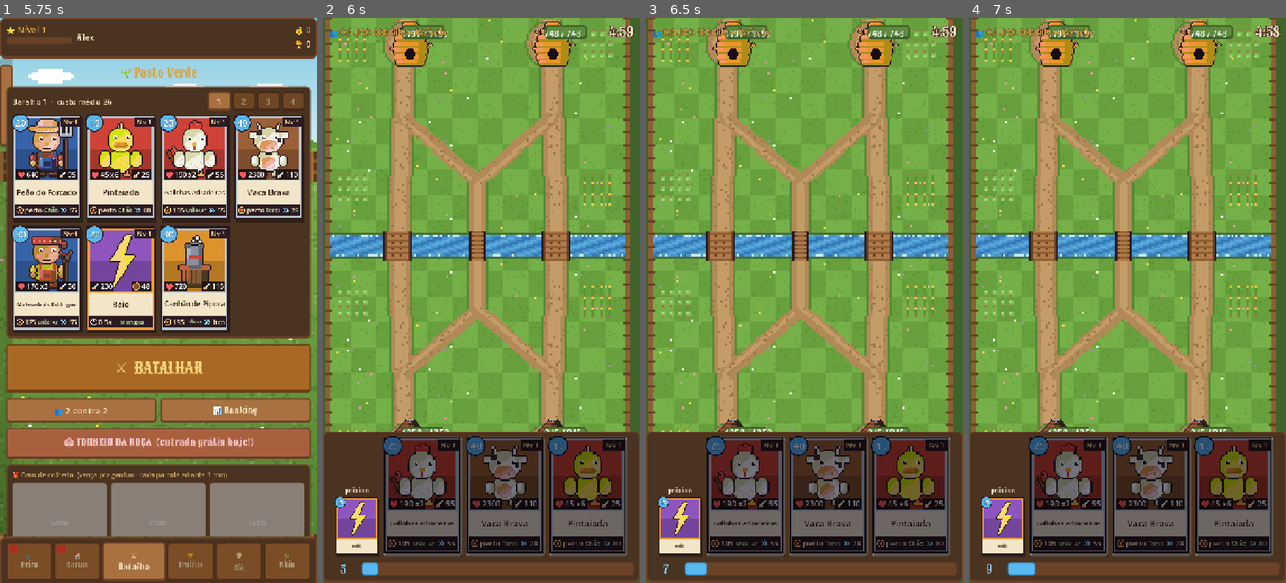
Above: before the commit, frames 1-4 (left to right).
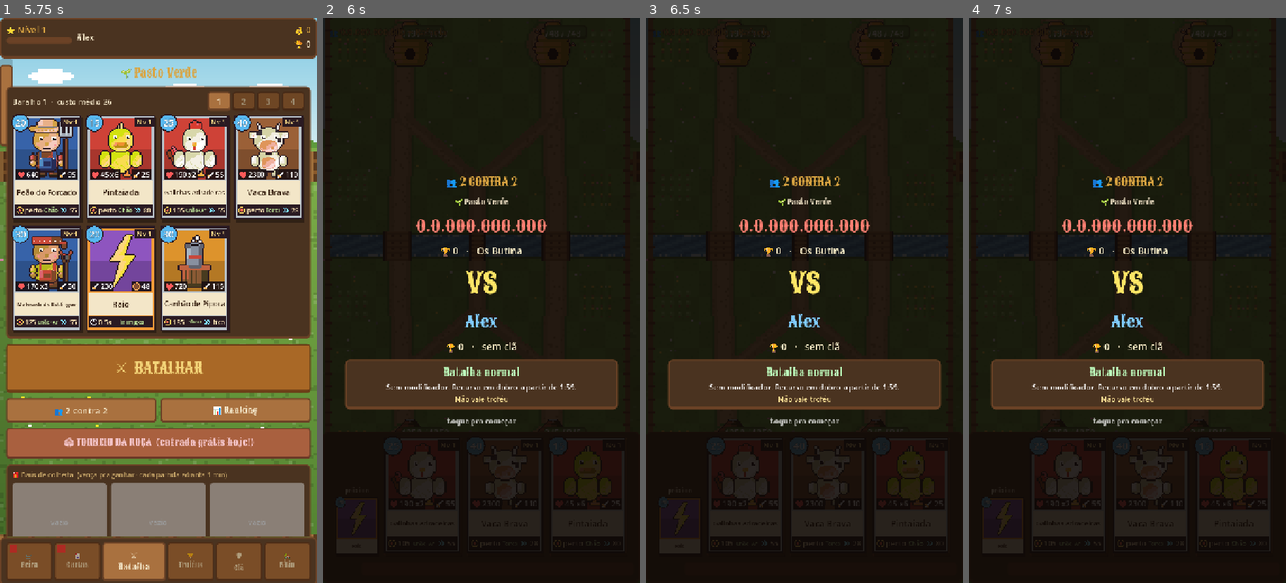
Above: after the commit, the same moments.

Repository: Generadevde/farmarena
Game: Godot game, scene res://Scenes/profile_setup.tscn
The game is run twice, just before and just after one commit, with the same random seed, the same clock (stepped at 60 frames per second) and the same inputs. The engine's default icon, where the game draws it, is replaced by a stand-in: a white triangle on a blue panel in a dark square.
Inputs (mouse positions are in pixels of both pictures, inside the frame that each line leads up to):
- Up to frame 1 (5.75 s): click (158, 345) at 0.52 s; type "Alex" at 0.6 s; click "Criar e jogar" at 1.25 s; click "1" at 2 s; click "2" at 2.75 s; click "3" at 3.5 s; click "4" at 4.25 s; click "⚔ BATALHAR" at 5 s
- Up to frame 2 (6 s): click "👥 2 contra 2" at 5.75 s
- Up to frame 3 (6.5 s): no input
- Up to frame 4 (7 s): tap Enter at 6.5 s; drag from (1003, 526) to (1057, 453) at 6.52 s

Frame 1 is identical in both runs. In frame 2, 95% of the frame differs, in the area x 0-100%, y 0-100%; in frame 3, 95%; in frame 4, 95%.

Commit message:
Tela de versus antes da partida: nomes, troféus, clãs e o modificador (ou batalha normal)
Co-Authored-By: Claude Fable 5.2 <noreply@anthropic.com>
Claude-Session: https://claude.ai/code/session_01F2c9wwKpd4XWAaAeM55Dzi

Diff:
--- a/MatchMaker/match_setup.gd
+++ b/MatchMaker/match_setup.gd
@@ -59,6 +59,7 @@
 	"As torres têm só 60% da vida. Qualquer vacilo custa caro.", "De tempos em tempos cai uma vaca do céu num lugar aleatório. Em todo mundo."]
 const TOURNAMENT_LEVEL = 5   # no torneio todas as cartas (suas e do bot) jogam no mesmo nível
 var tournament := false
+var skip_intro := false  # testes automáticos pulam a tela de "versus"
 var friendly := false   # amistoso de clã: não vale troféu nem baú
 var rule := 0
 var arena_override := 0
--- a/Scripts/batlhe_scene.gd
+++ b/Scripts/batlhe_scene.gd
@@ -250,8 +250,7 @@
 	# arena 2.0: campo simétrico, 2 torres por lado, caminhos, câmera
 	ArenaBuilder.build(self)
 	BattleHud.install(self)  # HUD 2.0 preso na tela (mão, recurso, relógio, adversário)
-	if MatchSetup.rule > 0 or MatchSetup.tournament:
-		_announce_rule.call_deferred()
+	_show_intro.call_deferred()
 
 	_setup_hud_anchors()
 
@@ -1177,10 +1176,115 @@
 	tween.tween_callback(label.queue_free)
 
 
-func _announce_rule():
-	var title = ("🏟 TORNEIO · " if MatchSetup.tournament else "🌪 CLIMA MALUCO · ") + MatchSetup.RULE_NAMES[MatchSetup.rule]
-	Fx.text(self, to_local(ArenaBuilder.CENTER) + Vector2(0, -20), title, Color(1, 0.85, 1.0), 3.5)
-	Fx.text(self, to_local(ArenaBuilder.CENTER) + Vector2(0, 40), MatchSetup.RULE_TEXT[MatchSetup.rule], Color(1, 1, 1), 3.5)
+# ================================================================ TELA DE "VERSUS" antes da partida
+var _intro_layer: CanvasLayer
+
+
+func _intro_label(parent: Node, text: String, font_size: int, color: Color = Color(1, 1, 1), plain_font: bool = false) -> Label:
+	var l = Label.new()
+	l.text = text
+	l.horizontal_alignment = HORIZONTAL_ALIGNMENT_CENTER
+	l.autowrap_mode = TextServer.AUTOWRAP_WORD_SMART
+	l.add_theme_font_size_override("font_size", font_size)
+	l.add_theme_color_override("font_color", color)
+	if plain_font:
+		l.add_theme_font_override("font", ThemeDB.fallback_font)
+	parent.add_child(l)
+	return l
+
+
+func _intro_side(parent: Node, who: String, color: Color, extra: String = ""):
+	_intro_label(parent, who + extra, 38, color)
+	_intro_label(parent, "🏆 %d   ·   %s" % [ArenaManager.get_trophies(who), Cla.clan_of(who) if Cla.clan_of(who) != "" else "sem clã"], 22, Color(1, 0.95, 0.8), true)
+
+
+func _show_intro():
+	if MatchSetup.skip_intro or OS.get_environment("CI_MODE") != "" or is_replay_mode or ai_profile == null or match_over:
+		return
+	_intro_layer = CanvasLayer.new()
+	_intro_layer.layer = 90
+	_intro_layer.process_mode = Node.PROCESS_MODE_ALWAYS
+	add_child(_intro_layer)
+	var bg = Button.new()  # a tela inteira é um botão: tocar começa a partida
+	bg.flat = true
+	bg.set_anchors_preset(Control.PRESET_FULL_RECT)
+	bg.pressed.connect(_close_intro)
+	var shade = ColorRect.new()
+	shade.color = Color(0.05, 0.03, 0.02, 0.88)
+	shade.set_anchors_preset(Control.PRESET_FULL_RECT)
+	shade.mouse_filter = Control.MOUSE_FILTER_IGNORE
+	_intro_layer.add_child(shade)
+	_intro_layer.add_child(bg)
+	var center = CenterContainer.new()
+	center.set_anchors_preset(Control.PRESET_FULL_RECT)
+	center.mouse_filter = Control.MOUSE_FILTER_IGNORE
+	center.theme = ThemeBuilder.game_theme
+	_intro_layer.add_child(center)
+	var col = VBoxContainer.new()
+	col.custom_minimum_size.x = 620
+	col.add_theme_constant_override("separation", 14)
+	col.mouse_filter = Control.MOUSE_FILTER_IGNORE
+	center.add_child(col)
+
+	var kind = "⚔ BATALHA"
+	if MatchSetup.tournament:
+		kind = "🏟 TORNEIO · " + Progresso.TOURNAMENT_ROUNDS[clampi(int(Progresso.tournament().get("rodada", 0)), 0, 2)]
+	elif MatchSetup.friendly:
+		kind = "🤝 AMISTOSO DE CLÃ"
+	elif _is_2v2:
+		kind = "👥 2 CONTRA 2"
+	_intro_label(col, kind, 26, ThemeBuilder.COLOR_GOLD)
+	var arena_i = MatchSetup.arena_override if MatchSetup.arena_override > 0 else ArenaManager.get_player_arena()
+	var arena_info = ArenaManager.get_arena_info(arena_i)
+	_intro_label(col, "%s %s" % [arena_info.get("emoji", ""), arena_info.get("name", "")], 18, Color(0.85, 0.8, 0.7))
+
+	_intro_side(col, ai_profile.profile_name, Color(1.0, 0.5, 0.45))
+	if _is_2v2 and MatchSetup.second_enemy_ai_profile != null:
+		_intro_side(col, MatchSetup.second_enemy_ai_profile.profile_name, Color(1.0, 0.5, 0.45))
+	_intro_label(col, "VS", 64, Color(1, 0.9, 0.4))
+	_intro_side(col, PlayerProfile.player_name, Color(0.5, 0.8, 1.0))
+	if _is_2v2 and MatchSetup.ally_ai_profile != null:
+		_intro_side(col, MatchSetup.ally_ai_profile.profile_name, Color(0.5, 0.8, 1.0), "  (aliado)")
+
+	var box = PanelContainer.new()
+	box.mouse_filter = Control.MOUSE_FILTER_IGNORE
+	col.add_child(box)
+	var inner = VBoxContainer.new()
+	inner.mouse_filter = Control.MOUSE_FILTER_IGNORE
+	box.add_child(inner)
+	var notes: Array = []
+	if MatchSetup.rule > 0:
+		_intro_label(inner, "🌪 Modificador: " + MatchSetup.RULE_NAMES[MatchSetup.rule], 24, Color(1, 0.8, 1.0))
+		_intro_label(inner, MatchSetup.RULE_TEXT[MatchSetup.rule], 17, Color(1, 1, 1), true)
+	else:
+		_intro_label(inner, "Batalha normal", 24, Color(0.75, 1.0, 0.75))
+		_intro_label(inner, "Sem modificador. Recurso em dobro a partir de 1:59.", 17, Color(1, 1, 1), true)
+	if MatchSetup.tournament:
+		notes.append("Todas as cartas no nível %d" % MatchSetup.TOURNAMENT_LEVEL)
+		notes.append("Não vale troféu")
+	elif MatchSetup.friendly or _is_2v2:
+		notes.append("Não vale troféu")
+	for power in [["ouro2", "Ouro em dobro ligado"], ["xp2", "XP em dobro ligado"], ["sorte", "Ferradura: baú melhor se vencer"]]:
+		if Progresso.power_battles(power[0]) > 0:
+			notes.append("⚡ " + power[1])
+	if int(Progresso.d["streak"]) >= 2 and !MatchSetup.tournament and !MatchSetup.friendly:
+		notes.append("🔥 Sequência de %d vitórias" % int(Progresso.d["streak"]))
+	if !notes.is_empty():
+		_intro_label(inner, "  ·  ".join(notes), 16, Color(1, 0.9, 0.6), true)
+	_intro_label(col, "toque pra começar", 18, Color(1, 1, 1, 0.7))
+
+	get_tree().paused = true
+	get_tree().create_timer(4.0, true, false, true).timeout.connect(_close_intro)
+
+
+func _close_intro():
+	if _intro_layer == null or !is_instance_valid(_intro_layer):
+		return
+	_intro_layer.queue_free()
+	_intro_layer = null
+	if !match_over:
+		get_tree().paused = false
+	Sfx.play("carta")
 
 
 var _spawning_companions := false
--- a/ci/shot.gd
+++ b/ci/shot.gd
@@ -123,6 +123,9 @@
 	MatchSetup.next_ai_profile = BotLearning.get_or_create_profile(BotSimulator.roster_names[0])
 	var battle = load("res://Scenes/batlhe_scene.tscn").instantiate()
 	get_tree().root.add_child(battle)
+	await get_tree().create_timer(0.5).timeout
+	await _shot("versus")
+	battle._close_intro()
 	await get_tree().create_timer(1.0).timeout
 	var pb = ArenaBuilder.tower_positions(GameManager.Team.PLAYER)
 	var eb = ArenaBuilder.tower_positions(GameManager.Team.ENEMY)
